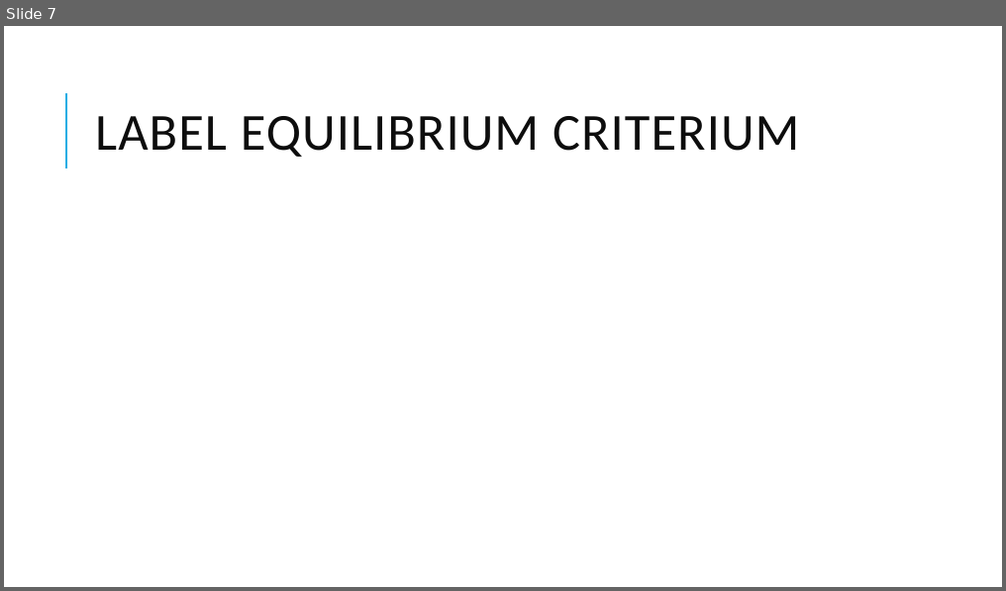
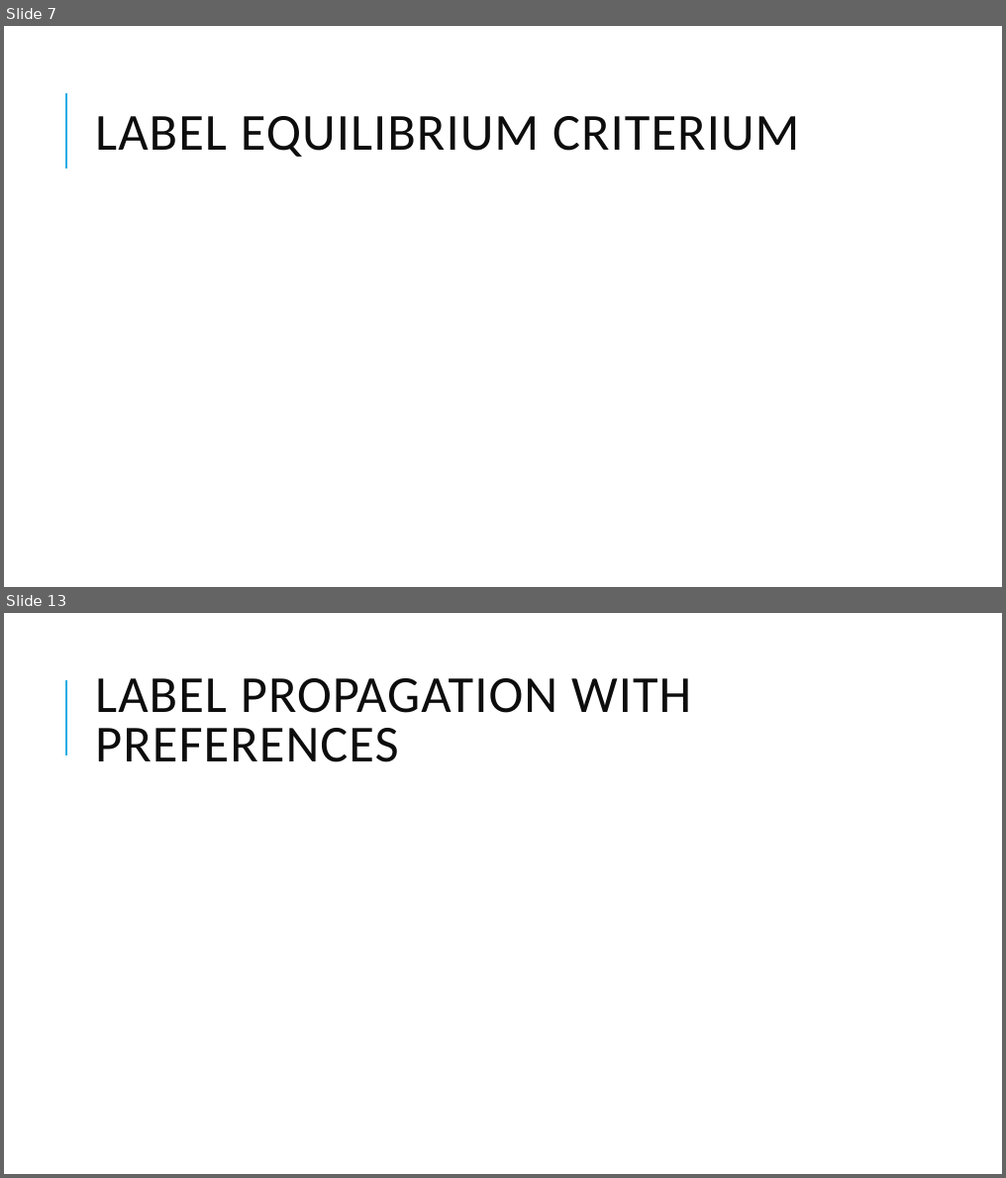
Before and after one commit to ThePolarizationOfInformationOnTheWeb/Resources, a slide deck: LabelPropagationSlides.pptx. Shown one above the other, each under a label of ours: slide 7 before the commit, slides 7 and 13 after it; the slides between them are not shown. The pictures are 1006x591 and 1006x1178 pixels, drawn with LibreOffice and Linux fonts; fonts in the diff are those of the drawing; grey boxes stand for pictures. Boxes give left, top, right and bottom in pixels: in the first picture for what was removed or moved away, otherwise in the second. Text is boxed around its words. In the diff, an @@ line names an element or a change of style, - is before the commit and + after.

Commit message:
LabelPropagation Slides and smal CSoI Progress Report Edit

```diff
--- a/LabelPropagationSlides.pptx
+++ b/LabelPropagationSlides.pptx
@@ slide 13 added at (x1=4, y1=613, x2=1002, y2=1174), background #FFFFFF; not listed: 1 template element that a slide beside it also shows @@
@@ title added at (x1=95, y1=678, x2=691, y2=762), 50 pt, text #0D0D0D @@
+LABEL PROPAGATION WITH PREFERENCES
```
Also in this commit, not shown: 9 other slides added, 2 other files.
